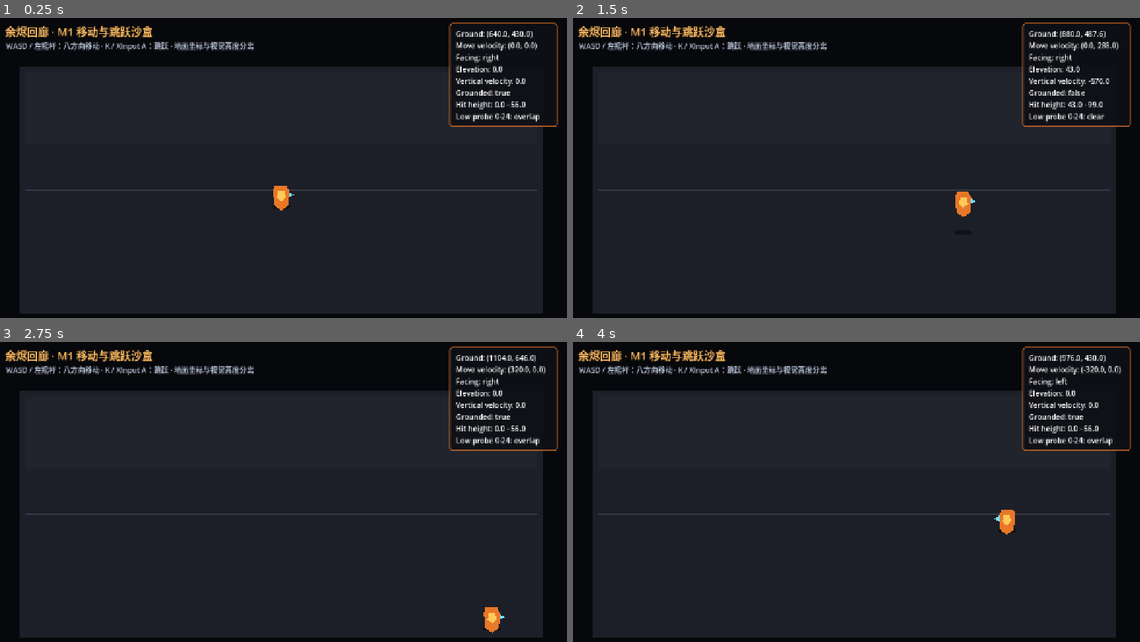
Above: before the commit, frames 1-4 (two rows, left to right).
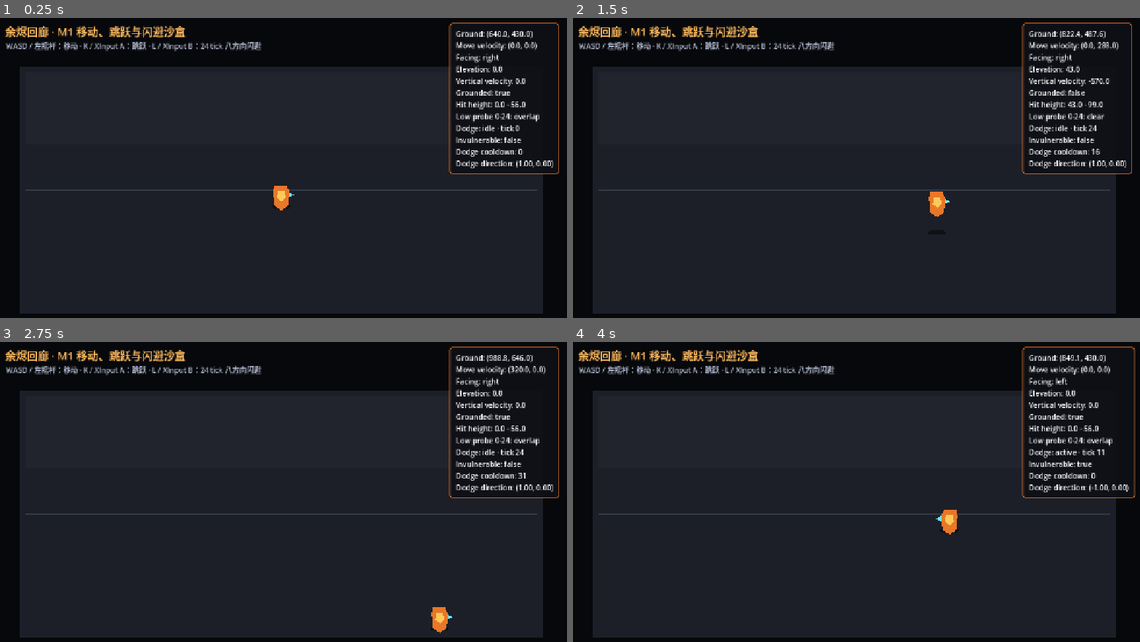
Above: after the commit, the same moments.

Repository: Enma-Aix/ember-corridor
Game: Godot game, scene res://scenes/tests/movement_sandbox.tscn
Same seed, same stepped clock (60 frames per second), same inputs: the game is played once before the commit and once after it.
Inputs (mouse positions are in pixels of both pictures, inside the frame that each line leads up to):
- Up to frame 1 (0.25 s): no input
- Up to frame 2 (1.5 s): tap Enter at 0.5 s; move the mouse to (981, 159) at 0.52 s; hold D (move_right) 0.53-1.28 s; tap L (dodge) at 0.6 s; click (981, 159) at 0.67 s; tap K (jump) at 0.77 s; move the mouse to (737, 192) at 1.27 s; hold S (move_down) from 1.28 s (still down); tap J (attack) at 1.35 s
- Up to frame 3 (2.75 s): tap K (jump) at 1.52 s; tap L (dodge) at 1.55, 2.1 s; move the mouse to (340, 429) at 2.02 s; release S (move_down) at 2.03 s; hold D (move_right) from 2.03 s (still down)
- Up to frame 4 (4 s): move the mouse to (822, 564) at 2.77 s; release D (move_right) at 2.78 s; hold W (move_up) 2.78-3.53 s; tap Space (interact) at 2.85 s; click (822, 564) at 2.92 s; tap K (jump) at 3.02, 3.77 s; tap L (dodge) at 3.05, 3.8 s; move the mouse to (1026, 549) at 3.52 s; hold A (move_left) from 3.53 s (still down); tap H (ultimate) at 3.6 s

The runs differ from the first frame. In frame 1, 2.0% of the frame differs, in the area x 11-99%, y 1-53%; in frame 2, 2.4%; in frame 3, 2.5%; in frame 4, 2.7%, in the area x 11-100%, y 1-65%.

Commit message:
feat(MOV-003): add eight-direction dodge

Diff:
--- a/scenes/tests/movement_sandbox.tscn
+++ b/scenes/tests/movement_sandbox.tscn
@@ -81,23 +81,23 @@
 offset_top = 24.0
 offset_right = 420.0
 offset_bottom = 60.0
-text = "余烬回廊 · M1 移动与跳跃沙盒"
+text = "余烬回廊 · M1 移动、跳跃与闪避沙盒"
 label_settings = SubResource("LabelSettings_title")
 
 [node name="Instruction" type="Label" parent="Hud"]
 offset_left = 34.0
 offset_top = 62.0
-offset_right = 840.0
+offset_right = 1040.0
 offset_bottom = 92.0
 theme_override_colors/font_color = Color(0.7, 0.74, 0.82, 1)
-text = "WASD / 左摇杆：八方向移动 · K / XInput A：跳跃 · 地面坐标与视觉高度分离"
+text = "WASD / 左摇杆：移动 · K / XInput A：跳跃 · L / XInput B：24 tick 八方向闪避"
 
 [node name="DebugPanel" type="PanelContainer" parent="Hud"]
 unique_name_in_owner = true
 offset_left = 1010.0
 offset_top = 24.0
 offset_right = 1248.0
-offset_bottom = 236.0
+offset_bottom = 346.0
 theme_override_styles/panel = SubResource("StyleBoxFlat_panel")
 
 [node name="Margin" type="MarginContainer" parent="Hud/DebugPanel"]
@@ -110,4 +110,4 @@
 [node name="MovementLabel" type="Label" parent="Hud/DebugPanel/Margin"]
 unique_name_in_owner = true
 layout_mode = 2
-text = "Ground\nMove velocity\nFacing\nElevation\nVertical velocity\nGrounded\nHit height\nLow probe"
+text = "Ground\nMove velocity\nFacing\nElevation\nVertical velocity\nGrounded\nHit height\nLow probe\nDodge\nInvulnerable\nDodge cooldown\nDodge direction"
--- /dev/null
+++ b/scripts/actors/dodge_model.gd
@@ -0,0 +1,68 @@
+class_name DodgeModel
+extends RefCounted
+
+const TOTAL_TICKS := 24
+const TRAVEL_TICKS := 10
+const INVULNERABLE_START_TICK := 4
+const INVULNERABLE_END_TICK := 13
+const COOLDOWN_TICKS := 45
+const DODGE_DISTANCE := 70.4
+const INPUT_EPSILON_SQUARED := 0.0001
+const FACING_LEFT := -1
+const FACING_RIGHT := 1
+
+var direction := Vector2.RIGHT
+var action_tick := 0
+var cooldown_ticks_remaining := 0
+var _active := false
+
+
+func try_start(raw_input: Vector2, facing_sign: int) -> bool:
+	if _active or cooldown_ticks_remaining > 0:
+		return false
+	if not is_finite(raw_input.x) or not is_finite(raw_input.y):
+		return false
+
+	var requested_direction := raw_input.limit_length(1.0)
+	if requested_direction.length_squared() <= INPUT_EPSILON_SQUARED:
+		if facing_sign != FACING_LEFT and facing_sign != FACING_RIGHT:
+			return false
+		requested_direction = Vector2(float(facing_sign), 0.0)
+	else:
+		requested_direction = requested_direction.normalized()
+
+	direction = requested_direction
+	action_tick = 0
+	_active = true
+	return true
+
+
+func advance_tick() -> Vector2:
+	if not _active:
+		cooldown_ticks_remaining = maxi(0, cooldown_ticks_remaining - 1)
+		return Vector2.ZERO
+
+	action_tick += 1
+	var displacement := Vector2.ZERO
+	if action_tick <= TRAVEL_TICKS:
+		displacement = direction * (DODGE_DISTANCE / float(TRAVEL_TICKS))
+	if action_tick >= TOTAL_TICKS:
+		_active = false
+		cooldown_ticks_remaining = COOLDOWN_TICKS
+	return displacement
+
+
+func is_active() -> bool:
+	return _active
+
+
+func is_invulnerable() -> bool:
+	return (
+		_active
+		and action_tick >= INVULNERABLE_START_TICK
+		and action_tick <= INVULNERABLE_END_TICK
+	)
+
+
+func is_traveling() -> bool:
+	return _active and action_tick > 0 and action_tick <= TRAVEL_TICKS
--- a/scripts/actors/ground_movement_controller.gd
+++ b/scripts/actors/ground_movement_controller.gd
@@ -2,10 +2,14 @@
 extends CharacterBody2D
 
 signal facing_changed(facing_sign: int)
+signal dodge_started(direction: Vector2)
+signal dodge_finished
+signal dodge_invulnerability_changed(is_invulnerable: bool)
 
 const GroundMovementModelScript := preload(
 	"res://scripts/actors/ground_movement_model.gd"
 )
+const DodgeModelScript := preload("res://scripts/actors/dodge_model.gd")
 
 @export_range(1.0, 1000.0, 1.0) var horizontal_speed := 320.0
 @export_range(0.1, 1.0, 0.01) var depth_speed_ratio := 0.9
@@ -13,8 +17,10 @@
 @onready var visual_root: Node2D = %VisualRoot
 
 var _movement_model: GroundMovementModel = GroundMovementModelScript.new()
+var _dodge_model: DodgeModel = DodgeModelScript.new()
 var _base_visual_scale_x := 1.0
 var _displayed_facing := GroundMovementModel.FACING_RIGHT
+var _displayed_dodge_invulnerability := false
 
 
 func _ready() -> void:
@@ -25,22 +31,32 @@
 	)
 	if not configuration_errors.is_empty():
 		for message: String in configuration_errors:
-			App.report_error(&"MOV-001", message, true)
+			_report_configuration_error(message)
 		set_physics_process(false)
 		return
 	_base_visual_scale_x = absf(visual_root.scale.x)
 	_apply_facing()
 
 
-func _physics_process(_delta: float) -> void:
+func _physics_process(delta: float) -> void:
 	var input_vector := Input.get_vector(
 		&"move_left",
 		&"move_right",
 		&"move_up",
 		&"move_down"
 	)
-	velocity = _movement_model.velocity_for_input(input_vector)
-	_movement_model.update_facing(input_vector.x)
+	if Input.is_action_just_pressed(&"dodge"):
+		try_start_dodge(input_vector)
+
+	var was_dodging := _dodge_model.is_active()
+	if was_dodging:
+		var displacement := _dodge_model.advance_tick()
+		velocity = displacement / maxf(delta, 0.000001)
+		_sync_dodge_state(was_dodging)
+	else:
+		_dodge_model.advance_tick()
+		velocity = _movement_model.velocity_for_input(input_vector)
+		_movement_model.update_facing(input_vector.x)
 	_apply_facing()
 	move_and_slide()
 
@@ -53,6 +69,35 @@
 	return _movement_model.velocity_for_input(input_vector)
 
 
+func try_start_dodge(input_vector: Vector2) -> bool:
+	if not _dodge_model.try_start(input_vector, _movement_model.facing_sign):
+		return false
+	_movement_model.update_facing(_dodge_model.direction.x)
+	_apply_facing()
+	dodge_started.emit(_dodge_model.direction)
+	return true
+
+
+func is_dodging() -> bool:
+	return _dodge_model.is_active()
+
+
+func is_dodge_invulnerable() -> bool:
+	return _dodge_model.is_invulnerable()
+
+
+func dodge_tick() -> int:
+	return _dodge_model.action_tick
+
+
+func dodge_cooldown_ticks() -> int:
+	return _dodge_model.cooldown_ticks_remaining
+
+
+func dodge_direction() -> Vector2:
+	return _dodge_model.direction
+
+
 func _apply_facing() -> void:
 	var target_scale_x := _base_visual_scale_x * float(_movement_model.facing_sign)
 	if is_equal_approx(visual_root.scale.x, target_scale_x):
@@ -60,3 +105,20 @@
 	visual_root.scale.x = target_scale_x
 	_displayed_facing = _movement_model.facing_sign
 	facing_changed.emit(_displayed_facing)
+
+
+func _sync_dodge_state(was_dodging: bool) -> void:
+	var current_invulnerability := _dodge_model.is_invulnerable()
+	if current_invulnerability != _displayed_dodge_invulnerability:
+		_displayed_dodge_invulnerability = current_invulnerability
+		dodge_invulnerability_changed.emit(current_invulnerability)
+	if was_dodging and not _dodge_model.is_active():
+		dodge_finished.emit()
+
+
+func _report_configuration_error(message: String) -> void:
+	var app := get_node_or_null("/root/App")
+	if app != null and app.has_method("report_error"):
+		app.call("report_error", &"MOV-001", message, true)
+		return
+	push_error("[MOV-001] %s" % message)
--- a/scripts/actors/movement_sandbox.gd
+++ b/scripts/actors/movement_sandbox.gd
@@ -12,6 +12,7 @@
 	debug_panel.visible = OS.is_debug_build()
 	GameLog.info(&"MovementSandbox", "MOV-001 sandbox ready")
 	GameLog.info(&"ElevationSandbox", "MOV-002 sandbox ready")
+	GameLog.info(&"DodgeSandbox", "MOV-003 sandbox ready")
 
 
 func _process(_delta: float) -> void:
@@ -28,7 +29,11 @@
 		+ "Vertical velocity: %.1f\n"
 		+ "Grounded: %s\n"
 		+ "Hit height: %.1f - %.1f\n"
-		+ "Low probe 0-24: %s"
+		+ "Low probe 0-24: %s\n"
+		+ "Dodge: %s · tick %d\n"
+		+ "Invulnerable: %s\n"
+		+ "Dodge cooldown: %d\n"
+		+ "Dodge direction: (%.2f, %.2f)"
 	)
 	movement_label.text = debug_text % [
 		player.global_position.x,
@@ -42,4 +47,10 @@
 		hit_range.x,
 		hit_range.y,
 		"overlap" if low_probe_overlap else "clear",
+		"active" if player.is_dodging() else "idle",
+		player.dodge_tick(),
+		str(player.is_dodge_invulnerable()),
+		player.dodge_cooldown_ticks(),
+		player.dodge_direction().x,
+		player.dodge_direction().y,
 	]
--- a/tests/test_runner.gd
+++ b/tests/test_runner.gd
@@ -7,6 +7,7 @@
 	"res://scripts/actors/ground_movement_model.gd"
 )
 const ElevationModelScript := preload("res://scripts/actors/elevation_model.gd")
+const DodgeModelScript := preload("res://scripts/actors/dodge_model.gd")
 
 var _case_results: Array[Dictionary] = []
 
@@ -28,6 +29,12 @@
 	_record_case("elevation rejects invalid configuration and delta", _test_elevation_invalid_configuration())
 	_record_case("elevation height ranges support boundary queries", _test_elevation_height_ranges())
 	_record_case("elevation component separates visuals from ground coordinates", _test_elevation_component_separation())
+	_record_case("dodge lasts 24 ticks and travels configured distance", _test_dodge_duration_and_distance())
+	_record_case("dodge invulnerability is active on ticks 4 through 13", _test_dodge_invulnerability_ticks())
+	_record_case("dodge resolves eight directions and facing fallback", _test_dodge_direction_resolution())
+	_record_case("dodge cooldown blocks exactly 45 ticks", _test_dodge_cooldown_boundary())
+	var dodge_wall_errors: PackedStringArray = await _test_dodge_wall_collision()
+	_record_case("dodge cannot cross WorldStatic walls", dodge_wall_errors)
 	_record_case("collision layers match architecture", _test_collision_layers())
 	_record_case("valid Resource is indexed and returned", _test_valid_definition())
 	_record_case("duplicate definition ID blocks indexing", _test_duplicate_definition())
@@ -357,6 +364,156 @@
 	return errors
 
 
+func _test_dodge_duration_and_distance() -> PackedStringArray:
+	var errors := PackedStringArray()
+	var dodge: DodgeModel = DodgeModelScript.new()
+	if not dodge.try_start(Vector2.RIGHT, GroundMovementModel.FACING_RIGHT):
+		errors.append("valid dodge start was rejected")
+		return errors
+	var traveled_distance := 0.0
+	var moving_ticks := 0
+	for tick: int in range(1, DodgeModel.TOTAL_TICKS + 1):
+		var displacement := dodge.advance_tick()
+		traveled_distance += displacement.length()
+		if not displacement.is_zero_approx():
+			moving_ticks += 1
+		if tick < DodgeModel.TOTAL_TICKS and not dodge.is_active():
+			errors.append("dodge ended before tick 24")
+			break
+	if dodge.is_active():
+		errors.append("dodge remained active after tick 24")
+	if dodge.action_tick != DodgeModel.TOTAL_TICKS:
+		errors.append("dodge action tick did not stop at 24")
+	if moving_ticks != DodgeModel.TRAVEL_TICKS:
+		errors.append("dodge traveled for %d ticks instead of %d" % [moving_ticks, DodgeModel.TRAVEL_TICKS])
+	if not is_equal_approx(traveled_distance, DodgeModel.DODGE_DISTANCE):
+		errors.append(
+			"dodge traveled %.3f px instead of %.3f px"
+			% [traveled_distance, DodgeModel.DODGE_DISTANCE]
+		)
+	return errors
+
+
+func _test_dodge_invulnerability_ticks() -> PackedStringArray:
+	var errors := PackedStringArray()
+	var dodge: DodgeModel = DodgeModelScript.new()
+	dodge.try_start(Vector2.RIGHT, GroundMovementModel.FACING_RIGHT)
+	var invulnerable_ticks: Array[int] = []
+	for tick: int in range(1, DodgeModel.TOTAL_TICKS + 1):
+		dodge.advance_tick()
+		if dodge.is_invulnerable():
+			invulnerable_ticks.append(tick)
+	var expected_ticks: Array[int] = []
+	for tick: int in range(
+		DodgeModel.INVULNERABLE_START_TICK,
+		DodgeModel.INVULNERABLE_END_TICK + 1
+	):
+		expected_ticks.append(tick)
+	if invulnerable_ticks != expected_ticks:
+		errors.append(
+			"invulnerability ticks were %s, expected %s"
+			% [str(invulnerable_ticks), str(expected_ticks)]
+		)
+	return errors
+
+
+func _test_dodge_direction_resolution() -> PackedStringArray:
+	var errors := PackedStringArray()
+	var diagonal: DodgeModel = DodgeModelScript.new()
+	if not diagonal.try_start(Vector2(1.0, -1.0), GroundMovementModel.FACING_LEFT):
+		errors.append("diagonal dodge was rejected")
+	elif not diagonal.direction.is_equal_approx(Vector2(1.0, -1.0).normalized()):
+		errors.append("diagonal dodge direction was not normalized")
+
+	var saturated: DodgeModel = DodgeModelScript.new()
+	if not saturated.try_start(Vector2(4.0, 0.0), GroundMovementModel.FACING_LEFT):
+		errors.append("out-of-range dodge input was rejected instead of clamped")
+	elif not saturated.direction.is_equal_approx(Vector2.RIGHT):
+		errors.append("out-of-range dodge input was not clamped to a unit direction")
+
+	var fallback: DodgeModel = DodgeModelScript.new()
+	if not fallback.try_start(Vector2.ZERO, GroundMovementModel.FACING_LEFT):
+		errors.append("zero-input dodge did not use current facing")
+	elif not fallback.direction.is_equal_approx(Vector2.LEFT):
+		errors.append("zero-input dodge did not fall back to left facing")
+
+	var vertical: DodgeModel = DodgeModelScript.new()
+	if not vertical.try_start(Vector2.UP, GroundMovementModel.FACING_RIGHT):
+		errors.append("vertical dodge was rejected")
+	elif not vertical.direction.is_equal_approx(Vector2.UP):
+		errors.append("vertical dodge direction changed")
+
+	var invalid: DodgeModel = DodgeModelScript.new()
+	if invalid.try_start(Vector2.ZERO, 0):
+		errors.append("zero-input dodge accepted an invalid facing sign")
+	return errors
+
+
+func _test_dodge_cooldown_boundary() -> PackedStringArray:
+	var errors := PackedStringArray()
+	var dodge: DodgeModel = DodgeModelScript.new()
+	dodge.try_start(Vector2.RIGHT, GroundMovementModel.FACING_RIGHT)
+	for _tick: int in range(DodgeModel.TOTAL_TICKS):
+		dodge.advance_tick()
+	if dodge.cooldown_ticks_remaining != DodgeModel.COOLDOWN_TICKS:
+		errors.append("dodge cooldown did not begin at 45 ticks")
+	if dodge.try_start(Vector2.RIGHT, GroundMovementModel.FACING_RIGHT):
+		errors.append("dodge restarted at the beginning of cooldown")
+	for _tick: int in range(DodgeModel.COOLDOWN_TICKS - 1):
+		dodge.advance_tick()
+	if dodge.cooldown_ticks_remaining != 1:
+		errors.append("cooldown boundary did not reach one remaining tick")
+	if dodge.try_start(Vector2.RIGHT, GroundMovementModel.FACING_RIGHT):
+		errors.append("dodge restarted with one cooldown tick remaining")
+	dodge.advance_tick()
+	if dodge.cooldown_ticks_remaining != 0:
+		errors.append("cooldown did not end after exactly 45 ticks")
+	if not dodge.try_start(Vector2.RIGHT, GroundMovementModel.FACING_RIGHT):
+		errors.append("dodge could not restart after cooldown ended")
+	return errors
+
+
+func _test_dodge_wall_collision() -> PackedStringArray:
+	var errors := PackedStringArray()
+	var sandbox_scene := ResourceLoader.load(
+		"res://scenes/tests/movement_sandbox.tscn"
+	) as PackedScene
+	if sandbox_scene == null:
+		errors.append("movement sandbox could not be loaded for wall test")
+		return errors
+	var sandbox := sandbox_scene.instantiate()
+	root.add_child(sandbox)
+	await physics_frame
+	var player := sandbox.get_node("Actors/PlayerRoot") as PlayerGroundMovementController
+	if player == null:
+		errors.append("movement sandbox is missing the player controller")
+		sandbox.free()
+		return errors
+	player.global_position = Vector2(1160.0, 430.0)
+	await physics_frame
+	var start_x := player.global_position.x
+	if not player.try_start_dodge(Vector2.RIGHT):
+		errors.append("wall integration dodge could not start")
+		sandbox.free()
+		return errors
+	var maximum_x := player.global_position.x
+	var saw_invulnerability := false
+	for _tick: int in range(DodgeModel.TOTAL_TICKS + 6):
+		await physics_frame
+		maximum_x = maxf(maximum_x, player.global_position.x)
+		saw_invulnerability = saw_invulnerability or player.is_dodge_invulnerable()
+	if maximum_x <= start_x:
+		errors.append("wall integration dodge produced no movement")
+	if maximum_x > 1188.5:
+		errors.append("dodge crossed the WorldStatic wall boundary")
+	if player.is_dodging():
+		errors.append("wall collision left dodge active beyond 24 ticks")
+	if not saw_invulnerability:
+		errors.append("wall integration dodge never entered invulnerability")
+	sandbox.free()
+	return errors
+
+
 func _test_collision_layers() -> PackedStringArray:
 	var errors := PackedStringArray()
 	var expected := [
Not shown, changed: export_presets.cfg
Not shown, changed: .github/workflows/m0-ci.yml
Not shown, changed: DEVELOPMENT.md
Not shown, changed: README.md
Not shown, added: docs/M1-MOV-003-TEST-PLAN.md
Not shown, changed: tools/validate_project.py
